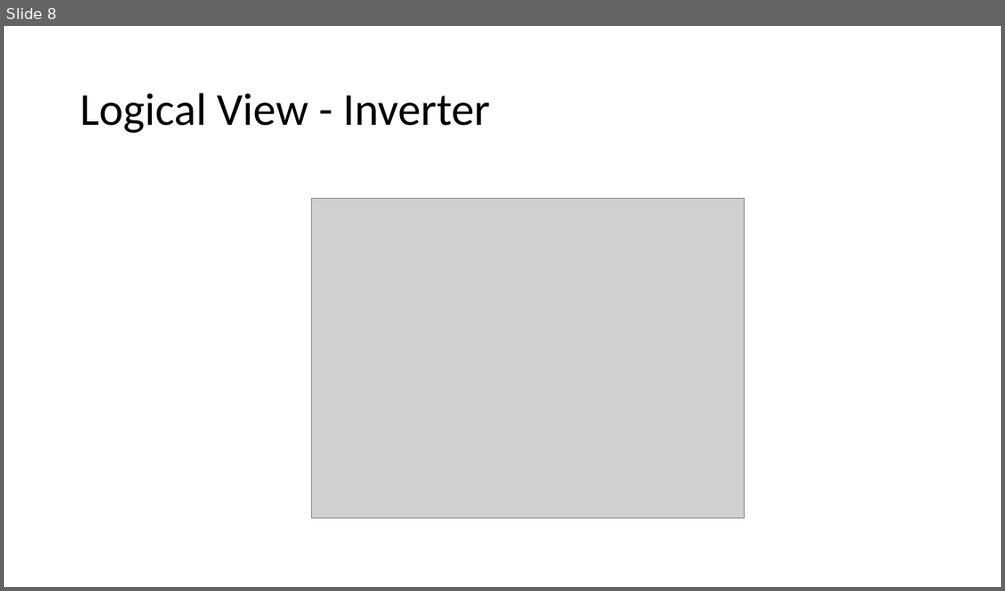
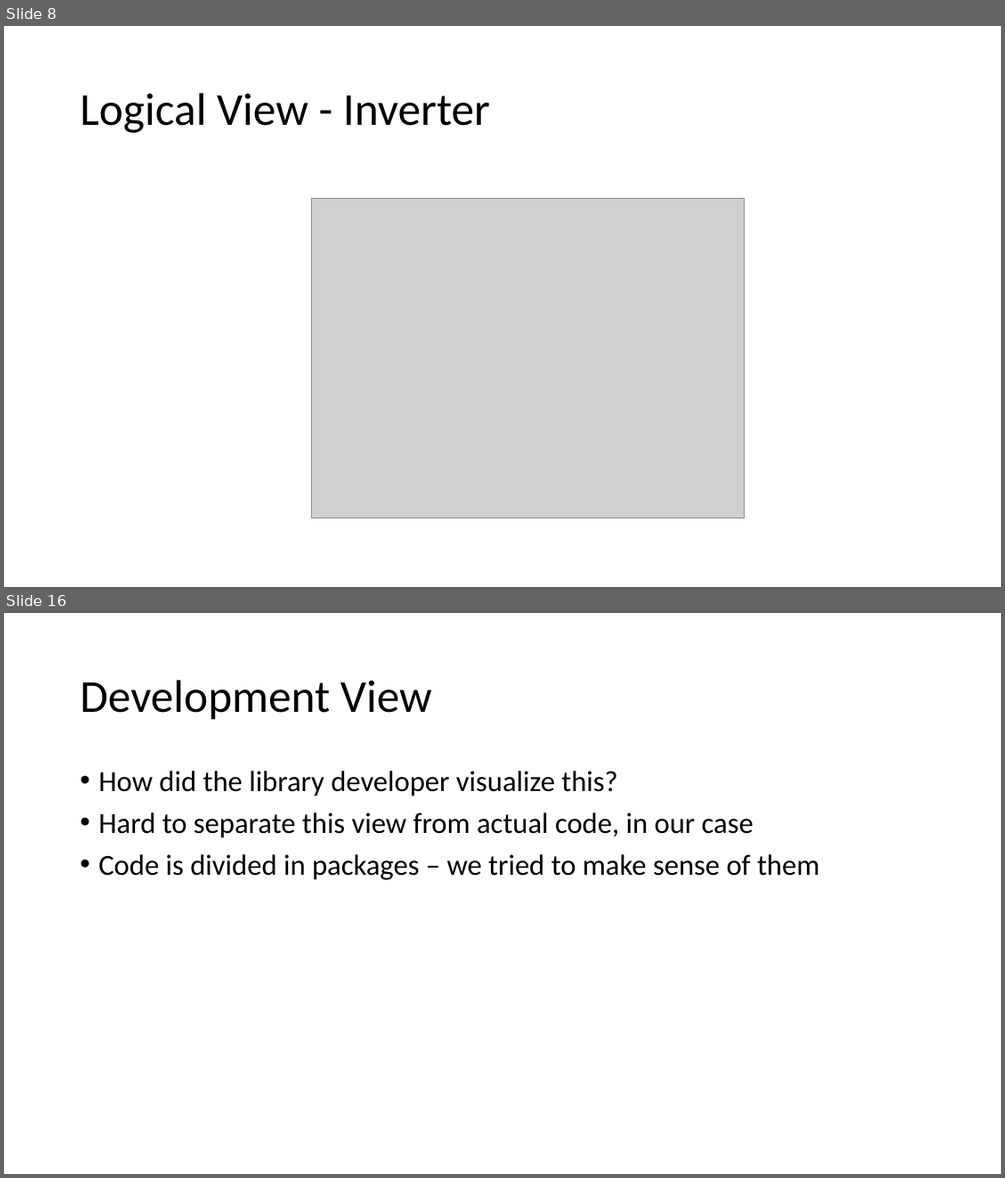
Before and after one commit to vkostyukov/la4j, a slide deck: ArchSW-docs/La4j.pptx. Shown one above the other, each under a label of ours: slide 8 before the commit, slides 8 and 16 after it; the slides between them are not shown. The pictures are 1005x591 and 1005x1178 pixels, drawn with LibreOffice and Linux fonts; fonts in the diff are those of the drawing; grey boxes stand for pictures. Boxes give left, top, right and bottom in pixels: in the first picture for what was removed or moved away, otherwise in the second. Text is boxed around its words. In the diff, an @@ line names an element or a change of style, - is before the commit and + after.

```diff
--- a/ArchSW-docs/La4j.pptx
+++ b/ArchSW-docs/La4j.pptx
@@ slide 16 added at [4,613,1001,1174], background #FFFFFF @@
@@ title added at [80,680,432,720], 44 pt, text #000000 @@
+Development View
@@ text added at [98,771,819,880], 28 pt, text #000000 @@
+• How did the library developer visualize this?
+• Hard to separate this view from actual code, in our case
+• Code is divided in packages – we tried to make sense of them
```
Also in this commit, not shown: 10 other slides added.
